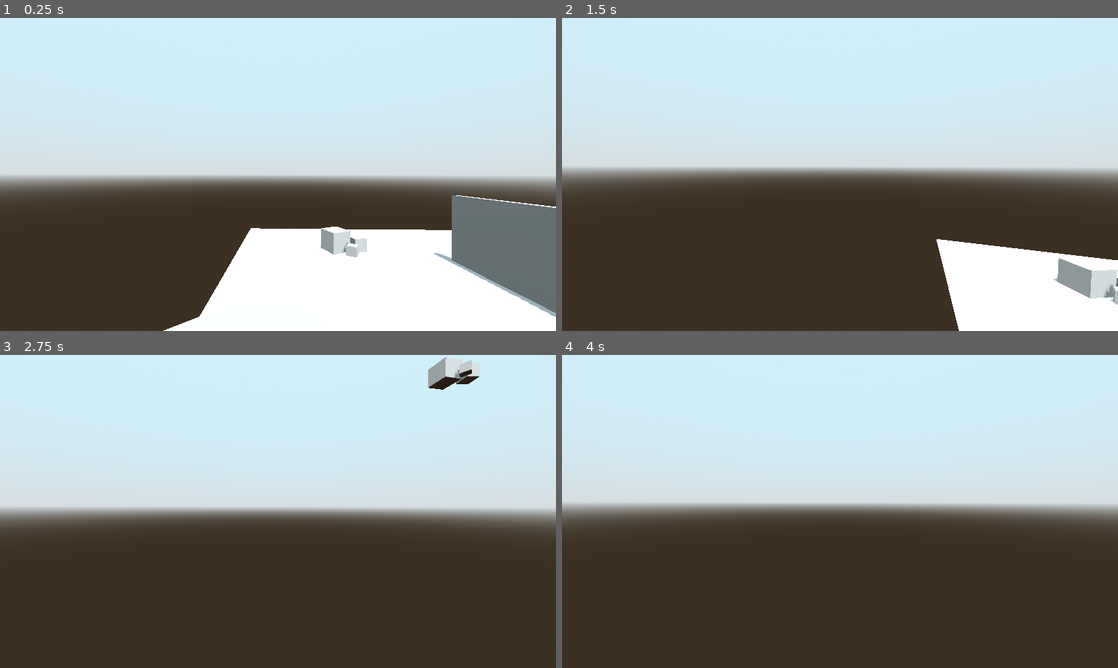
Above: before the commit, frames 1-4 (two rows, left to right).
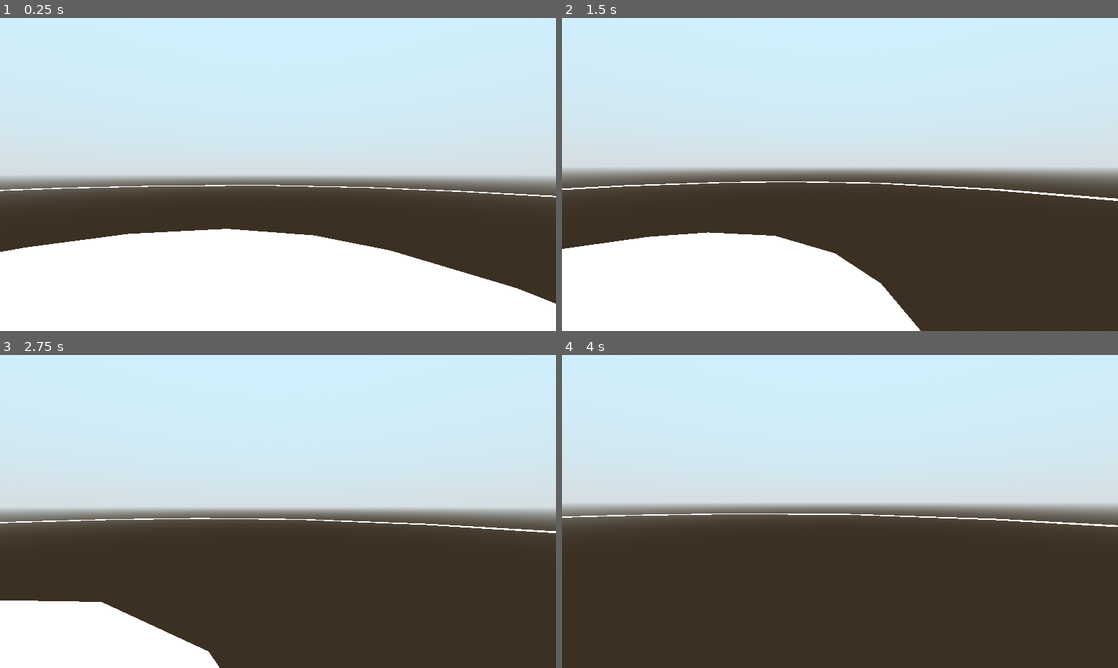
Above: after the commit, the same moments.

Repository: undeadjess/videogame
Game: Godot game, scene res://scenes/map-main.tscn
Same seed, same stepped clock (60 frames per second), same inputs: the game is played once before the commit and once after it. Before the commit the project starts from res://scenes/testScene.tscn.
Inputs (mouse positions are in pixels of both pictures, inside the frame that each line leads up to):
- Up to frame 1 (0.25 s): no input
- Up to frame 2 (1.5 s): tap Enter at 0.5 s; move the mouse to (962, 158) at 0.52 s; hold D (move_right) 0.53-1.28 s; hold Shift (sprint) 0.53-1.28 s; click (962, 158) at 0.67 s; tap Space (jump) at 0.77 s; move the mouse to (812, 174) at 1.27 s; hold W (move_forward) from 1.28 s (still down); tap Shift (sprint) at 1.35 s
- Up to frame 3 (2.75 s): keep holding W (move_forward); tap Space (jump) at 1.52 s; move the mouse to (289, 505) at 2.02 s; hold Shift (sprint) from 2.03 s (still down)
- Up to frame 4 (4 s): keep holding W (move_forward); move the mouse to (834, 517) at 2.77 s; release Shift (sprint) at 2.78 s; tap Shift (sprint) at 2.85 s; tap Space (jump) at 3.02, 3.77 s; move the mouse to (878, 514) at 3.52 s; hold Shift (sprint) from 3.53 s (still down)

The runs differ from the first frame. In frame 1, 20% of the frame differs, in the area x 0-100%, y 53-100%; in frame 2, 25%, in the area x 0-100%, y 52-100%; in frame 3, 7.4%; in frame 4, 0.4%.

Commit message:
Fix monster collision with player

Diff:
--- a/src/assets/objects/characters/monster.gd
+++ b/src/assets/objects/characters/monster.gd
@@ -22,13 +22,13 @@
 
 		velocity = velocity.move_toward(new_velocity, 0.25)
 		move_and_slide()
-		var playerPos = nav_agent.target_position
-		var distance = playerPos.distance_to(head.global_position)
-		if(distance < 1.1):
-			playerCollide.emit()
-			pathing = false
 
 	startPathing = true
 
 func update_target_location(target_location):
 	nav_agent.target_position = target_location
+
+func _on_area_3d_body_entered(body: Node3D):
+	if(body.has_meta("player")):
+		playerCollide.emit()
+		pathing = false
--- a/src/assets/objects/characters/monster.tscn
+++ b/src/assets/objects/characters/monster.tscn
@@ -10,12 +10,23 @@
 
 [sub_resource type="CapsuleShape3D" id="CapsuleShape3D_lj2us"]
 
+[sub_resource type="StandardMaterial3D" id="StandardMaterial3D_qvsfe"]
+transparency = 1
+albedo_color = Color(1, 0, 0, 0.235294)
+
+[sub_resource type="CapsuleMesh" id="CapsuleMesh_ukqy3"]
+material = SubResource("StandardMaterial3D_qvsfe")
+radius = 0.75
+
+[sub_resource type="CapsuleShape3D" id="CapsuleShape3D_tctfu"]
+radius = 0.75
+
 [node name="Monster" type="CharacterBody3D"]
 transform = Transform3D(1, 0, 0, 0, 1, 0, 0, 0, 1, 0.0118942, 0.99587, 2.08165e-12)
 script = ExtResource("1_t3f5f")
 
 [node name="MeshInstance3D" type="MeshInstance3D" parent="."]
-transform = Transform3D(1, 0, 0, 0, 1, 0, 0, 0, 1, 2.08165e-12, 2.08165e-12, 2.08165e-12)
+transform = Transform3D(1, 0, 0, 0, 1, 0, 0, 0, 1, 0, 0, 2.08165e-12)
 mesh = SubResource("CapsuleMesh_0la4b")
 
 [node name="CollisionShape3D" type="CollisionShape3D" parent="."]
@@ -29,3 +40,15 @@
 transform = Transform3D(1, 0, 0, 0, 1, 0, 0, 0, 1, 0, 0.651896, 0)
 
 [node name="Camera3D" type="Camera3D" parent="Head"]
+
+[node name="Area3D" type="Area3D" parent="."]
+
+[node name="MeshInstance3D" type="MeshInstance3D" parent="Area3D"]
+visible = false
+mesh = SubResource("CapsuleMesh_ukqy3")
+skeleton = NodePath("../../MeshInstance3D")
+
+[node name="CollisionShape3D" type="CollisionShape3D" parent="Area3D"]
+shape = SubResource("CapsuleShape3D_tctfu")
+
+[connection signal="body_entered" from="Area3D" to="." method="_on_area_3d_body_entered"]
--- a/src/project.godot
+++ b/src/project.godot
@@ -11,7 +11,7 @@
 [application]
 
 config/name="Videogame"
-run/main_scene="res://scenes/testScene.tscn"
+run/main_scene="res://scenes/map-main.tscn"
 config/features=PackedStringArray("4.2", "Forward Plus")
 config/icon="res://icon.svg"
 
--- a/src/scenes/map-main.tscn
+++ b/src/scenes/map-main.tscn
@@ -56,6 +56,7 @@
 
 [node name="Player" parent="." instance=ExtResource("2_y4l2b")]
 transform = Transform3D(1, -3.48787e-16, 3.48787e-16, 3.48787e-16, 1, -3.48787e-16, -3.48787e-16, 3.48787e-16, 1, 1.63563, 1, 0.429117)
+metadata/player = true
 
 [node name="Monster" parent="." instance=ExtResource("3_5i17v")]
 transform = Transform3D(1, 0, 0, 0, 1, 0, 0, 0, 1, 16.9056, 0.99587, 24.4565)
Not shown: 1 places in src/assets/objects/characters/monster.tscn that only renumber resources
